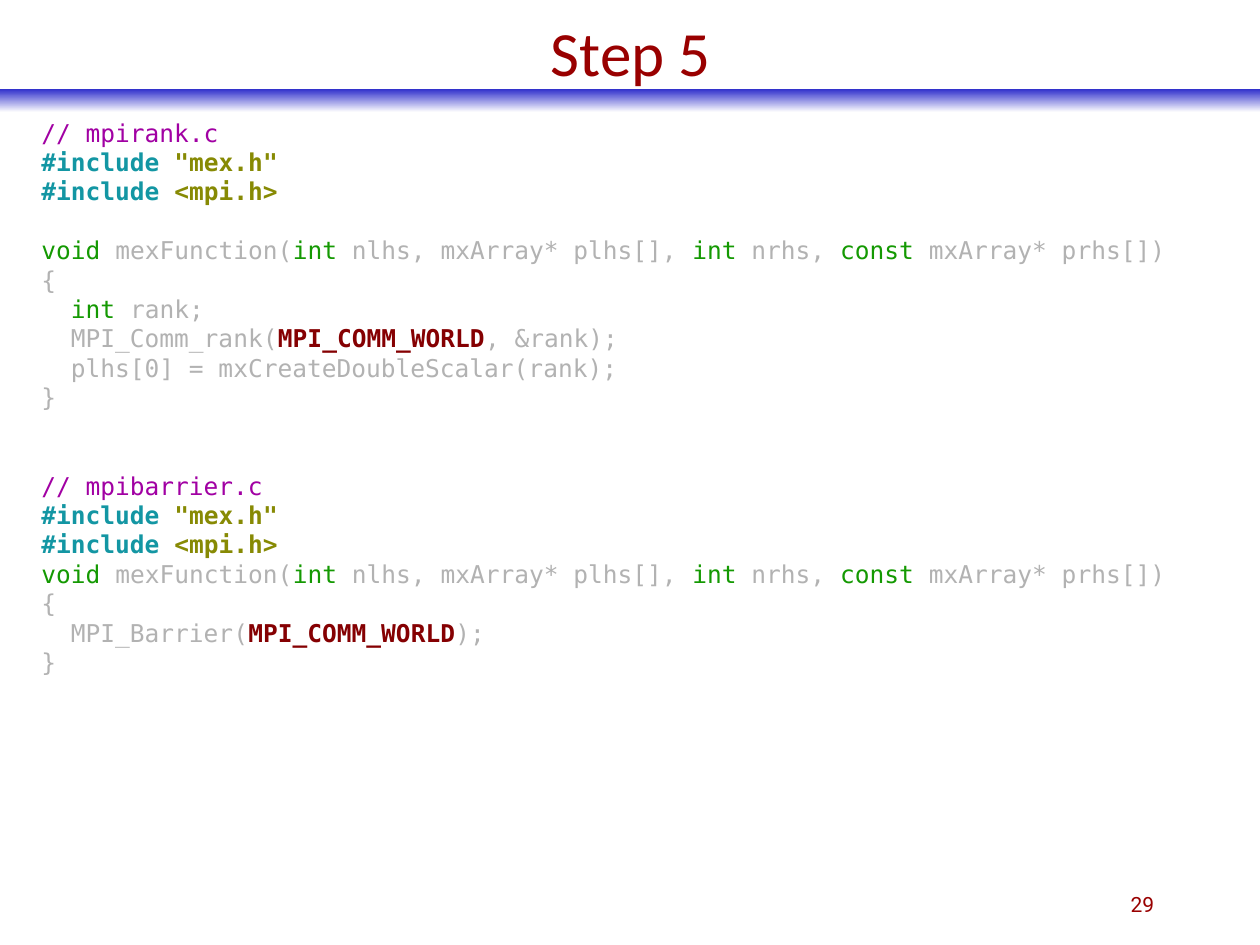
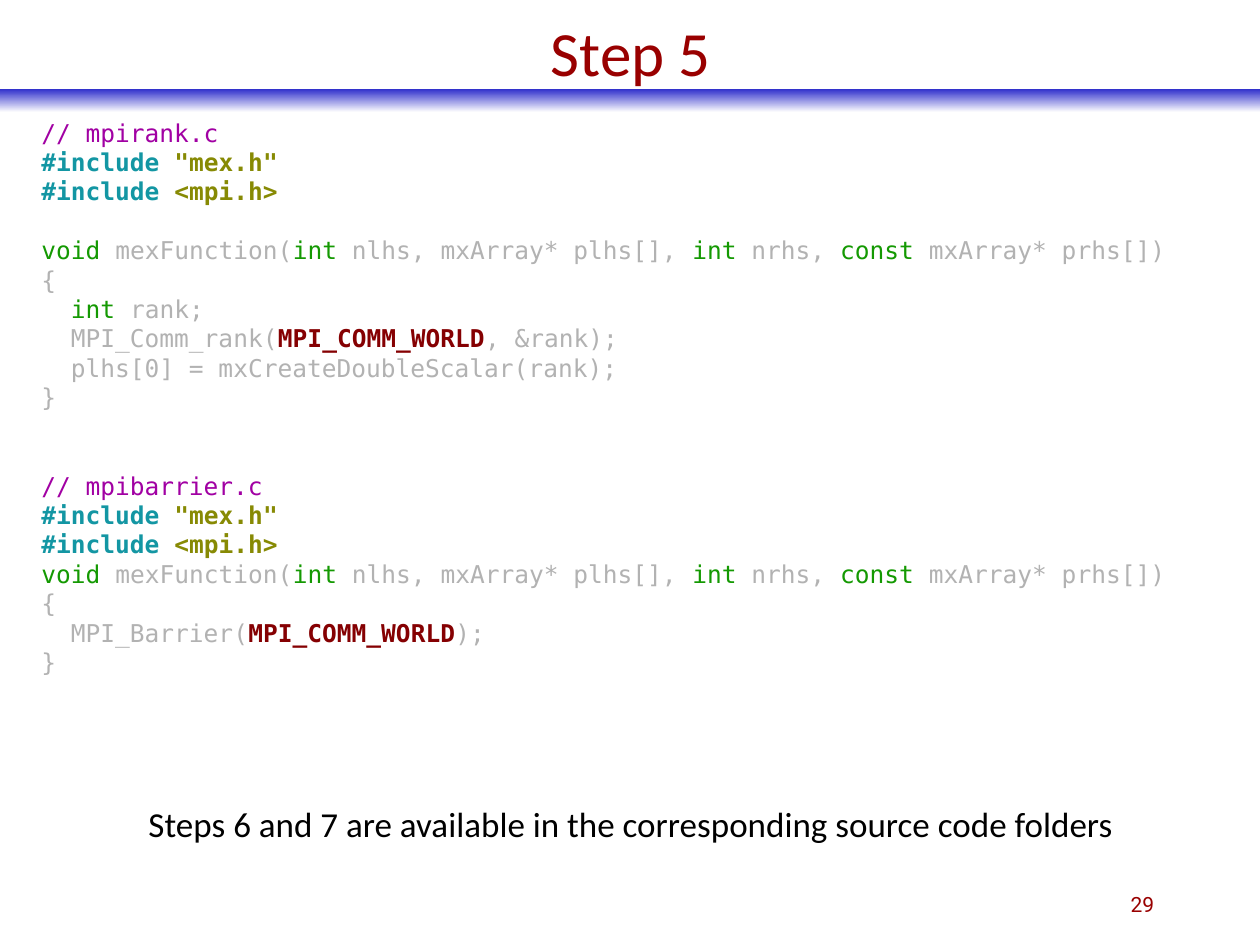
Before and after one commit to phadjido/matlab_compiler, a slide deck: slide 29 of ppt/EY.MatlabCompiler.pptx. Drawn at 1260x945 pixels with LibreOffice and Linux fonts; fonts in the diff are those of the drawing. Boxes give left, top, right and bottom in pixels: in the first picture for what was removed or moved away, otherwise in the second. Text is boxed around its words. In the diff, an @@ line names an element or a change of style, - is before the commit and + after.

```diff
--- a/ppt/EY.MatlabCompiler.pptx
+++ b/ppt/EY.MatlabCompiler.pptx
@@ text added at bbox=[148, 812, 1113, 843], 20 pt, text #000000 @@
+Steps 6 and 7 are available in the corresponding source code folders
```
Also in this commit, not shown: 7 other slides changed, 1 other file.
